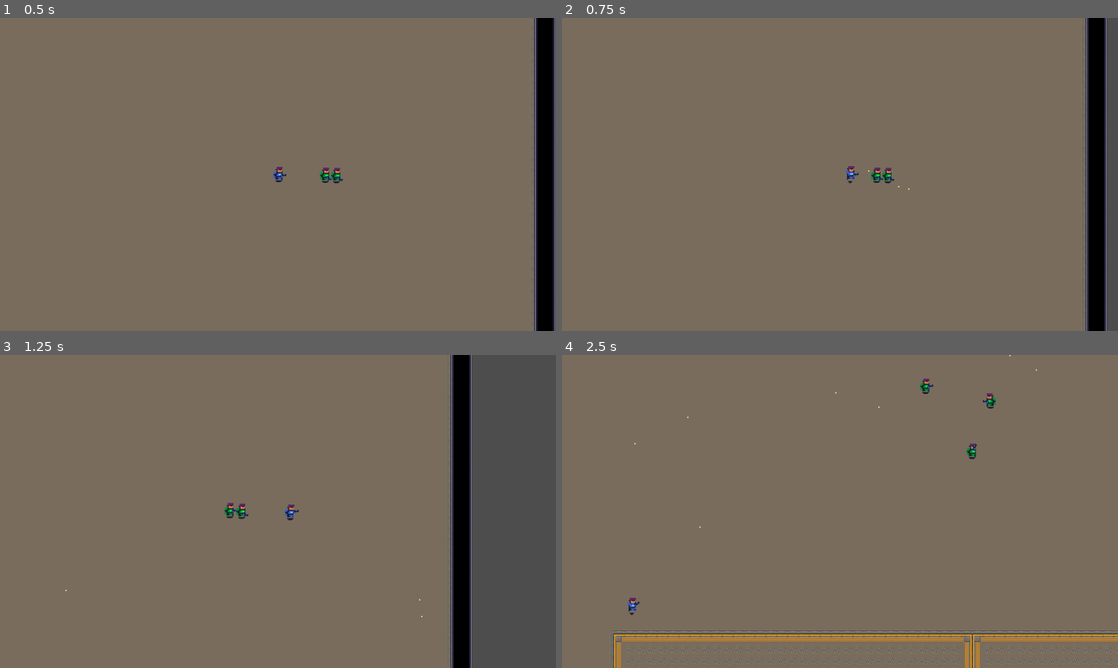
Above: before the commit, frames 1-4 (two rows, left to right).
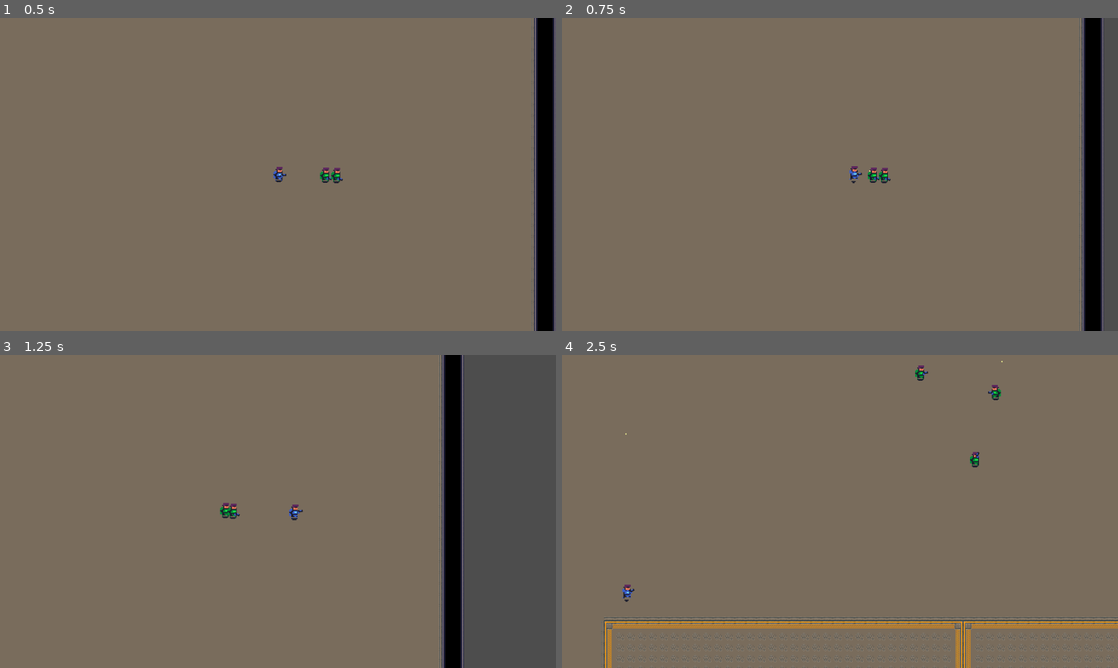
Above: after the commit, the same moments.

Repository: CatsArePanzers/godot-game-project
Game: Godot game, scene res://main.tscn
Same seed, same stepped clock (60 frames per second), same inputs: the game is played once before the commit and once after it.
Inputs (mouse positions are in pixels of both pictures, inside the frame that each line leads up to):
- Up to frame 1 (0.5 s): no input
- Up to frame 2 (0.75 s): tap Enter at 0.5 s; move the mouse to (962, 158) at 0.52 s; hold D (move_right) from 0.53 s (still down); click (962, 158) at 0.6 s
- Up to frame 3 (1.25 s): keep holding D (move_right); tap Tab (switch_player) at 0.8 s
- Up to frame 4 (2.5 s): move the mouse to (728, 527) at 1.27 s; release D (move_right) at 1.28 s; hold S (move_down) 1.28-2.03 s; tap Tab (switch_player) at 1.35, 2.3 s; click (728, 527) at 1.55 s; move the mouse to (895, 442) at 2.02 s; hold D (move_right) from 2.03 s (still down); click (895, 442) at 2.1 s

Frame 1 is identical in both runs. In frame 2, 2.6% of the frame differs, in the area x 51-98%, y 0-100%; in frame 3, 4.5%; in frame 4, 6.1%, in the area x 7-100%, y 0-100%.

Commit message:
fixed bugs in character behaviour

Diff:
--- a/entities/allies/ally.gd
+++ b/entities/allies/ally.gd
@@ -1,4 +1,6 @@
 extends Character
+
+class_name Ally
 
 @onready var camera = $Camera
 
--- a/entities/allies/ally.tscn
+++ b/entities/allies/ally.tscn
@@ -220,6 +220,9 @@
 wall_min_slide_angle = 0.0
 safe_margin = 2.0
 script = ExtResource("1_kf25d")
+health = 200
+speed = 400
+rotation_speed = 3.6
 
 [node name="CharacterSprite" type="Sprite2D" parent="."]
 texture = ExtResource("2_emytg")
@@ -251,14 +254,13 @@
 position = Vector2(-1.63934, -230.172)
 
 [node name="Team" parent="." instance=ExtResource("4_6rg4l")]
-team = 1
 
 [node name="Cooldown" type="Timer" parent="."]
 wait_time = 0.5
 one_shot = true
 
 [node name="NavigationAgent2D" type="NavigationAgent2D" parent="."]
-path_desired_distance = 30.0
+path_desired_distance = 50.0
 target_desired_distance = 100.0
 path_max_distance = 200.0
 navigation_layers = 129
--- a/entities/character.gd
+++ b/entities/character.gd
@@ -128,7 +128,7 @@
 
 	var ray = create_ray(global_position, body.global_position)
 
-	if (ray["collider"] != body):
+	if (ray["collider"] != body and !ray.is_empty()):
 		return
 
 	potential_targets.pop_at(potential_targets.find(body))
--- a/entities/enemies/enemy.gd
+++ b/entities/enemies/enemy.gd
@@ -1,4 +1,6 @@
 extends Character
+
+class_name Enemy
 
 func _physics_process(delta):
 	super(delta)
--- a/entities/enemies/enemy.tscn
+++ b/entities/enemies/enemy.tscn
@@ -220,6 +220,7 @@
 wall_min_slide_angle = 0.0
 safe_margin = 2.0
 script = ExtResource("1_nwa4n")
+rotation_speed = 3.025
 
 [node name="CharacterSprite" type="Sprite2D" parent="."]
 texture = ExtResource("2_k646f")
--- a/main.gd
+++ b/main.gd
@@ -21,8 +21,10 @@
 
 	add_child(new_enemy)
 
+	new_enemy.request_ready()
+
 	var rand_rotation = randf() * PI * 2
-	new_enemy.weapon.rotation 			= rand_rotation
+	new_enemy.weapon.rotation 		  = rand_rotation
 	new_enemy.detection_zone.rotation = rand_rotation + PI/2
 
 	enemies.append(new_enemy)
@@ -70,21 +72,7 @@
 
 func _unhandled_key_input(event):
 	if event.is_action_released("switch_player"):
-		if allies.size() <= 1:
-			return
-
-		player_idx += 1
-		player_idx %= allies.size()
-
-		if allies[player_idx] == null:
-			allies.pop_at(player_idx)
-			#print("meow ", allies.size(), " ", player_idx)
-			player_idx %= allies.size()
-
-		ally_controllers[allies[player_idx - 1]].change_state(CharacterState.IDLE)
-		ally_controllers[allies[player_idx]].change_state(CharacterState.PLAYER)
-
-		switch_camera(allies[player_idx - 1].get_camera(), allies[player_idx].get_camera())
+		switch_player()
 
 func _physics_process(delta):
 	pass
@@ -93,9 +81,26 @@
 	pass
 
 func _on_spawner_timeout():
-	#spawn_enemy()
+	spawn_enemy()
 	#spawn_ally()
 	pass
+
+func switch_player():
+	if allies.size() <= 1:
+		return
+
+	player_idx += 1
+	player_idx %= allies.size()
+
+	if allies[player_idx] == null:
+		allies.pop_at(player_idx)
+		#print("meow ", allies.size(), " ", player_idx)
+		player_idx %= allies.size()
+
+	ally_controllers[allies[player_idx - 1]].change_state(CharacterState.IDLE)
+	ally_controllers[allies[player_idx]].change_state(CharacterState.PLAYER)
+
+	switch_camera(allies[player_idx - 1].get_camera(), allies[player_idx].get_camera())
 
 func switch_camera(curr_camera: Camera2D, new_camera: Camera2D):
 	var tween: Tween = get_tree().create_tween()
@@ -106,10 +111,13 @@
 	tween.tween_property(new_camera, "offset", Vector2.ZERO, 0.3)
 	await tween.finished
 
-func remove_dead_ally(dead_ally):
+func remove_dead_ally(dead_ally: Ally):
 	ally_controllers[dead_ally].queue_free()
 	ally_controllers.erase(dead_ally)
 	allies.pop_at(allies.find(dead_ally))
+
+	if(dead_ally.state == CharacterState.PLAYER):
+		switch_player()
 
 func remove_dead_enemy(dead_enemy):
 	enemy_controllers[dead_enemy].queue_free()
--- a/state-machine/state_machine.gd
+++ b/state-machine/state_machine.gd
@@ -27,7 +27,6 @@
 
 func _physics_process(delta):
 	if curr_state and character:
-		#print(curr_state.name)
 		curr_state.update(delta)
 
 func change_state(new_state_name):
--- a/state-machine/states/ally-states/state_player.gd
+++ b/state-machine/states/ally-states/state_player.gd
@@ -33,5 +33,6 @@
 	character.turn_to(character.get_global_mouse_position())
 
 func _unhandled_input(event):
-	if event.is_action_released("shoot"):
+	if event.is_action_released("shoot") and character.state == CharacterState.PLAYER:
 		character.weapon.shoot()
+		get_viewport().set_input_as_handled()
--- a/state-machine/states/character-states/state_attack.gd
+++ b/state-machine/states/character-states/state_attack.gd
@@ -42,13 +42,15 @@
 	if character.target:
 		distance_to_target = character.global_position.distance_to(character.target.global_position)
 
-	if distance_to_target > 300 or distance_to_target == -1:
+	if distance_to_target > 500 or distance_to_target == -1:
 		character.velocity = character.get_move_direction() * character.speed
 	else:
 		character.velocity = character.global_position.direction_to(character.target.global_position)
-		if distance_to_target > 250:
+		if distance_to_target > 350:
 			character.velocity *= character.speed
 		elif distance_to_target < 150:
 			character.velocity *= -character.speed
+		else:
+			character.velocity = Vector2.ZERO
 
 	character.move_and_slide()
--- a/state-machine/states/character-states/state_idle.gd
+++ b/state-machine/states/character-states/state_idle.gd
@@ -13,3 +13,7 @@
 
 func update(_delta):
 	character.velocity = Vector2.ZERO
+
+	if character.target != null:
+		change_state.emit(CharacterState.ATTACK)
+		return
--- a/state-machine/states/state.gd
+++ b/state-machine/states/state.gd
@@ -25,7 +25,9 @@
 	pass
 
 func change_state_attack():
-	change_state.emit(CharacterState.ATTACK)
+	if character.state != CharacterState.PLAYER:
+		change_state.emit(CharacterState.ATTACK)
 
 func change_state_hit():
-	change_state.emit(CharacterState.HIT)
+	if character.state != CharacterState.PLAYER:
+		change_state.emit(CharacterState.HIT)
